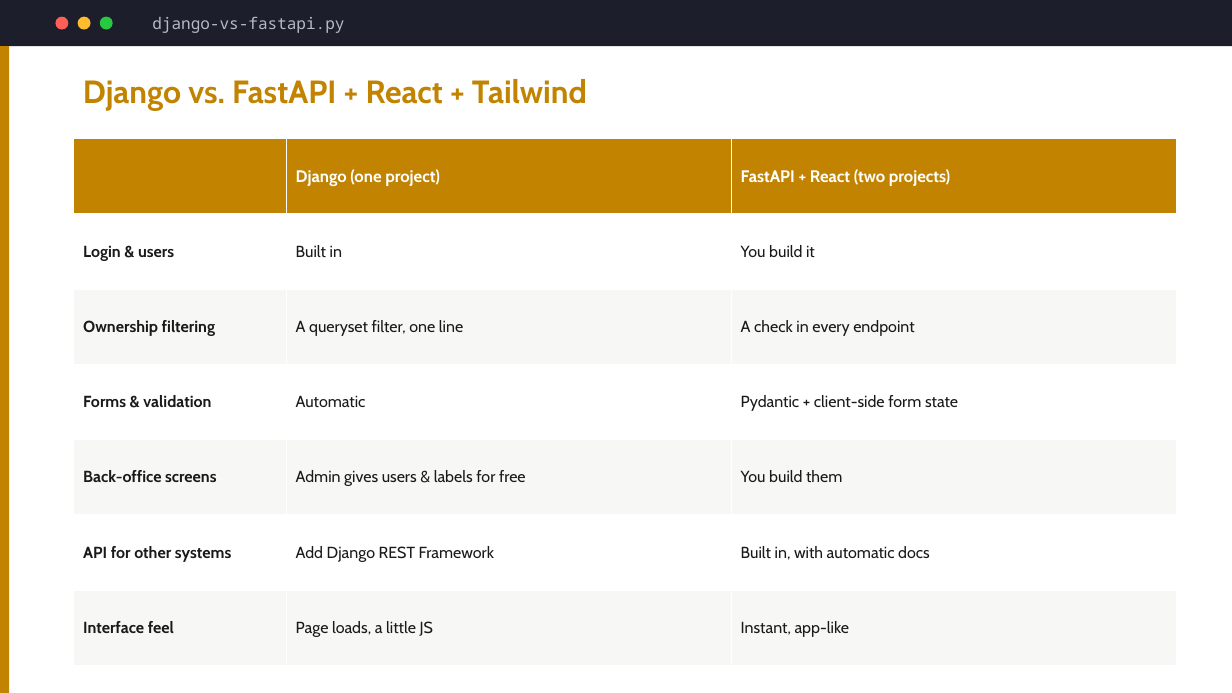
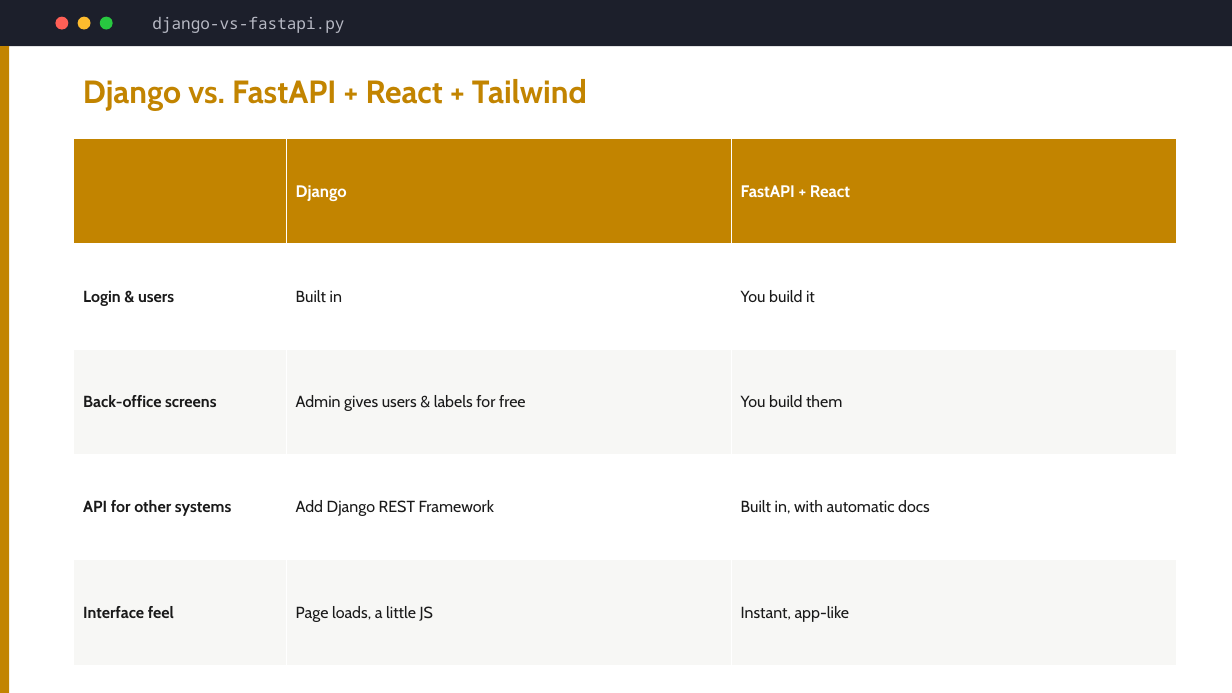
Before and after one commit to hovinh/web-development-learning-lab, a slide deck: slide 20 of blog/web-dev-for-data-people/slides/web-dev-for-data-people-slides.pptx. Drawn at 1232x693 pixels with LibreOffice and Linux fonts; fonts in the diff are those of the drawing. Boxes give left, top, right and bottom in pixels: in the first picture for what was removed or moved away, otherwise in the second. Text is boxed around its words. In the diff, an @@ line names an element or a change of style, - is before the commit and + after.

```diff
--- a/blog/web-dev-for-data-people/slides/web-dev-for-data-people-slides.pptx
+++ b/blog/web-dev-for-data-people/slides/web-dev-for-data-people-slides.pptx
@@ table at box(74, 139, 1177, 665) @@
-row 1, column 2: Django (one project)
+row 1, column 2: Django
-row 1, column 3: FastAPI + React (two projects)
+row 1, column 3: FastAPI + React
-row 3: Ownership filtering | A queryset filter, one line | A check in every endpoint
-row 4: Forms & validation | Automatic | Pydantic + client-side form state
```
Also in this commit, not shown: 12 other slides changed, 8 slides added, 6 other files.
